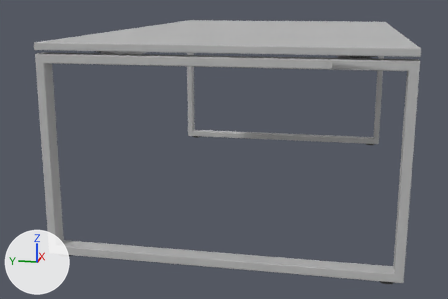
The FBX model Assets/Meshes/Puron/puron_table_typ1_200x120finalap.fbx, before and after one commit.
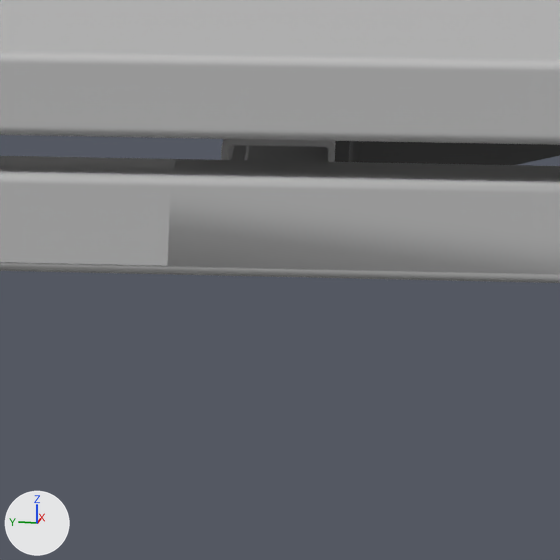
Each version appears first whole from a 50 mm camera at (-1.87, -1.0, 0.88) aimed at (0.92, -0.45, 0.18), and next in a close-up on the part from 70% to 83% of the width and 14% to 33% of the height. Every picture has the same lights, and +X, +Y and +Z are marked at lower left. Where no turn or scale is listed for an object, it has been applied to the vertices. Vertices at the same position are counted once.

Names of what the first close-up shows: 'blat_mesh', 'metal_mesh', 'plastic_mesh'.
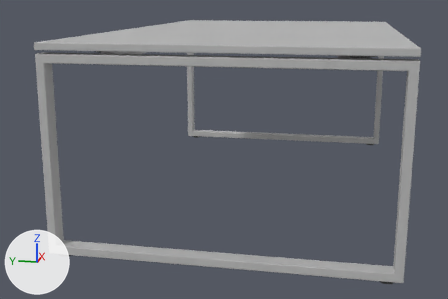
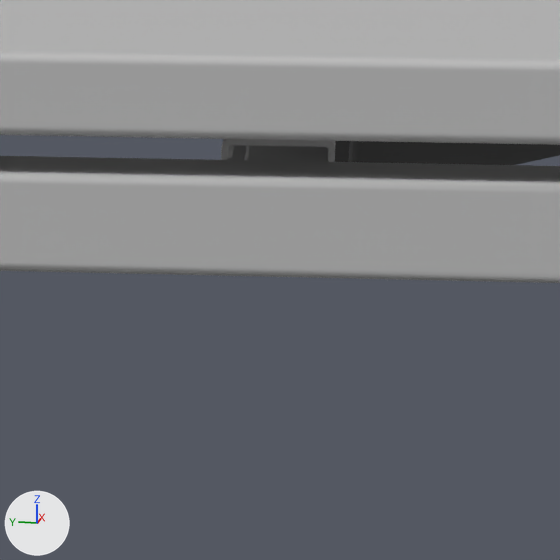
The change in detail:
me_mesh_001 is used by ob_metal_mesh; location (0.0, 0.0, 0.0).
me_mesh_001 had 18302 vertices, 32006 faces and spanned x 0.0..2.0, y -1.2..0.0, z 0.01..0.73.
me_mesh_001 now has 12996 vertices, 19102 faces and spans x 0.0..2.0, y -1.2..0.0, z 0.01..0.73.
me_mesh_001 part 1: 2534 vertices moved within x 0.0..2.0, y -1.0..-0.2, z 0.67..0.71; 5306 vertices removed from x 0.0..2.0, y -1.2..-0.01, z 0.01..0.73.

Changed parts and their boxes (x1, y1, x2, y2) in the close-ups (560 x 560 px):
part 1 of me_mesh_001, cut back: before (0, 145, 560, 266); after (228, 146, 249, 160)
